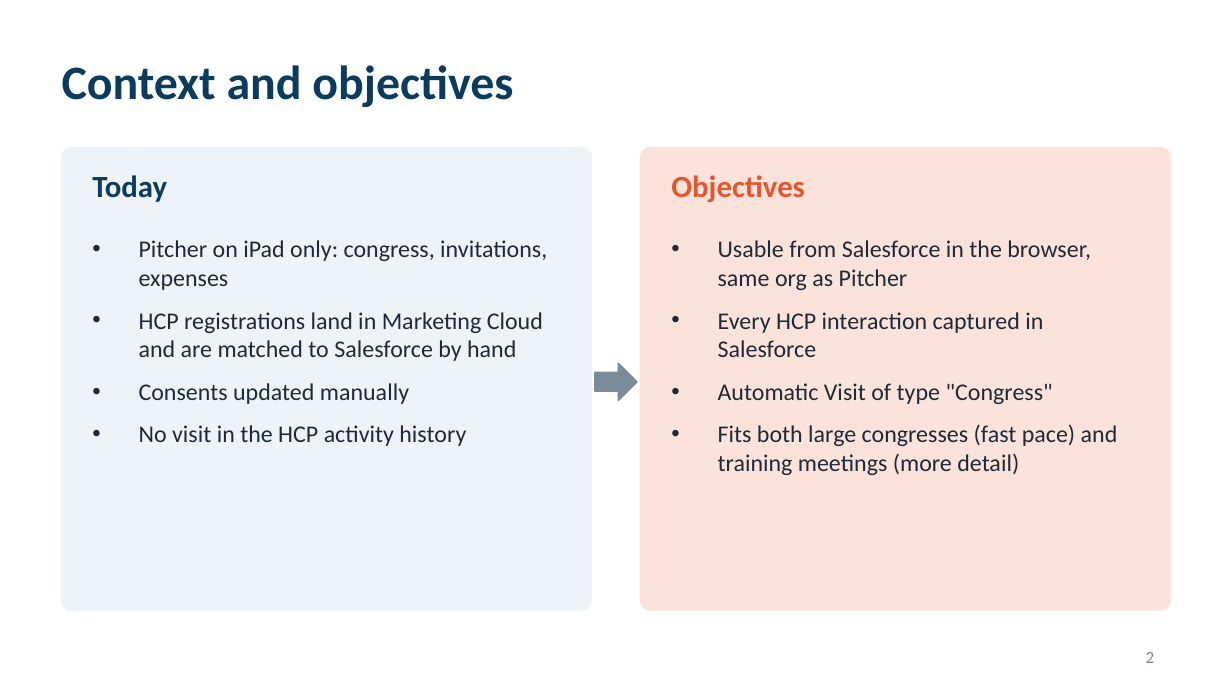
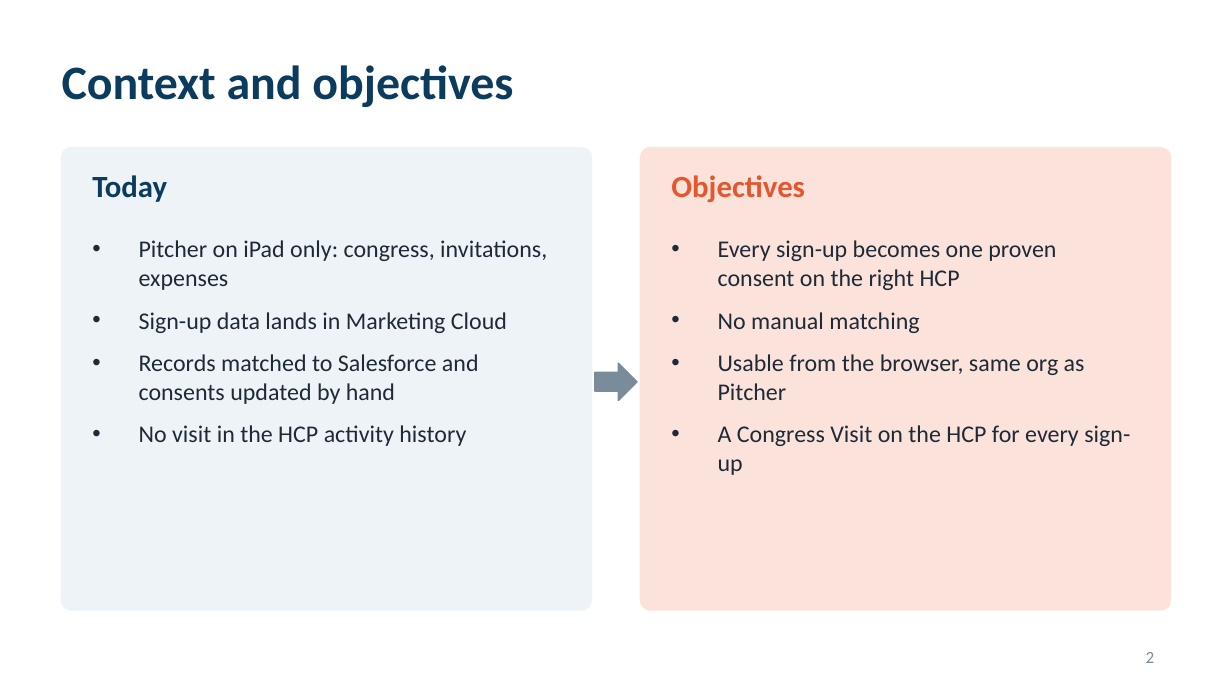
Before and after one commit to patrik8585/claude, a slide deck: slide 2 of slides/France_CBU_Congress_Solution.pptx. Drawn at 1232x693 pixels with LibreOffice and Linux fonts; fonts in the diff are those of the drawing. Boxes give left, top, right and bottom in pixels: in the first picture for what was removed or moved away, otherwise in the second. Text is boxed around its words. In the diff, an @@ line names an element or a change of style, - is before the commit and + after.

```diff
--- a/slides/France_CBU_Congress_Solution.pptx
+++ b/slides/France_CBU_Congress_Solution.pptx
@@ text at (x1=718, y1=240, x2=1130, y2=475): text changed @@
-• Usable from Salesforce in the browser, same org as Pitcher
-• Every HCP interaction captured in Salesforce
-• Automatic Visit of type "Congress"
-• Fits both large congresses (fast pace) and training meetings (more detail)
+• Every sign-up becomes one proven consent on the right HCP
+• No manual matching
+• Usable from the browser, same org as Pitcher
+• A Congress Visit on the HCP for every sign-up
@@ text at (x1=139, y1=312, x2=507, y2=404): text changed @@
-• HCP registrations land in Marketing Cloud and are matched to Salesforce by hand
-• Consents updated manually
+• Sign-up data lands in Marketing Cloud
+• Records matched to Salesforce and consents updated by hand
```
Also in this commit, not shown: 7 other slides changed, 5 slides added, 4 slides removed.
